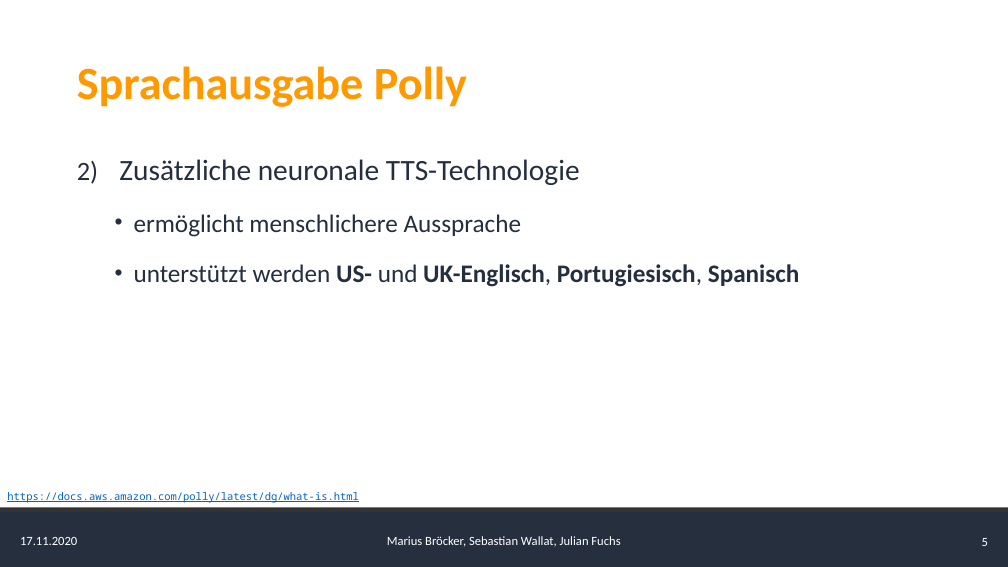
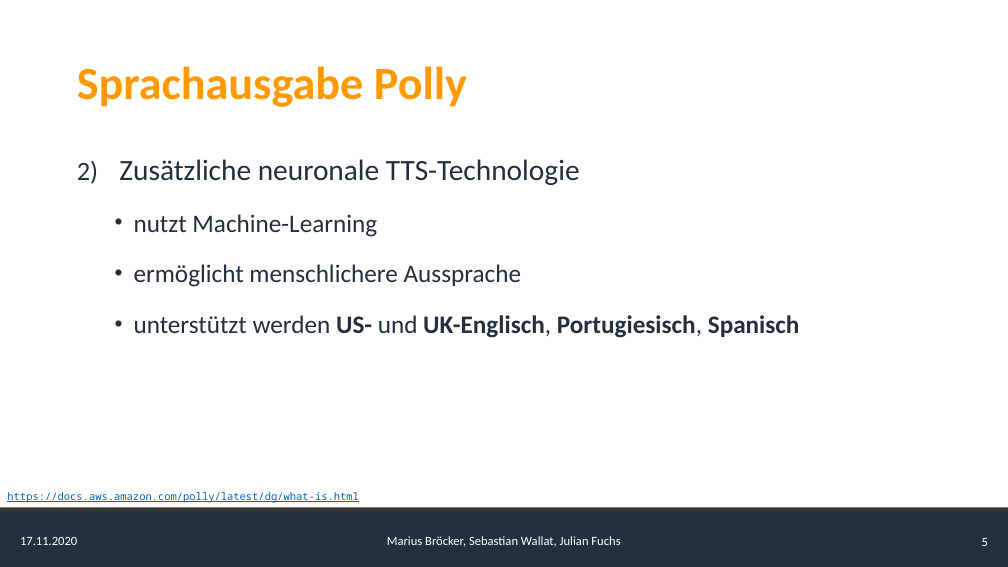
Before and after one commit to AlgorithmicEntropy/AWS_Translate_Polly, a slide deck: slide 5 of presentation/Presentation.pptx. Drawn at 1008x567 pixels with LibreOffice and Linux fonts; fonts in the diff are those of the drawing. Boxes give left, top, right and bottom in pixels: in the first picture for what was removed or moved away, otherwise in the second. Text is boxed around its words. In the diff, an @@ line names an element or a change of style, - is before the commit and + after.

```diff
--- a/presentation/Presentation.pptx
+++ b/presentation/Presentation.pptx
@@ text at (x1=134, y1=214, x2=377, y2=237): paragraph added @@
+  • nutzt Machine-Learning
```
Also in this commit, not shown: 1 other slide changed, 4 slides added.
